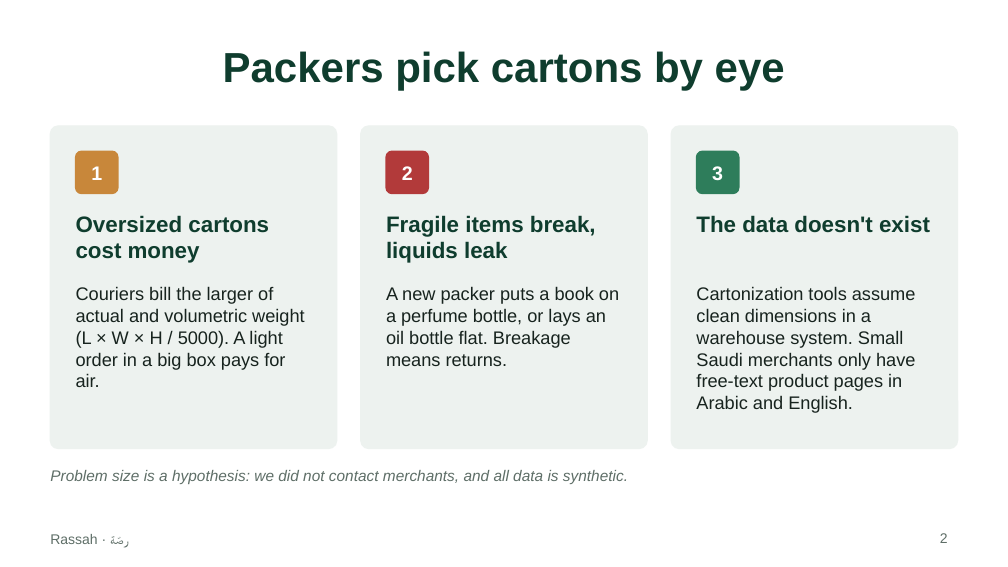
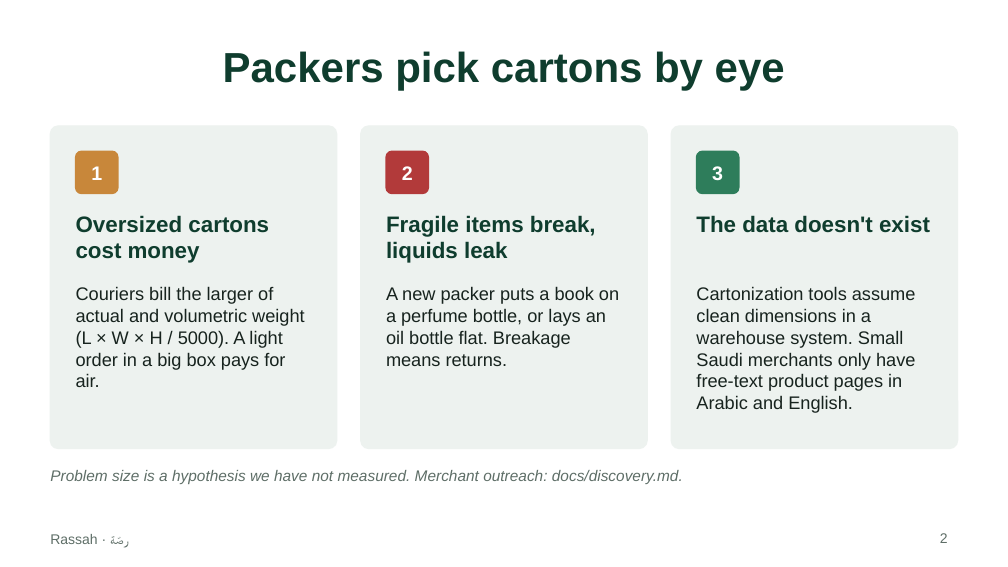
Before and after one commit to justAbdulaziz10/Rassah, a slide deck: slide 2 of docs/report/deck.pptx. Drawn at 1008x567 pixels with LibreOffice and Linux fonts; fonts in the diff are those of the drawing. Boxes give left, top, right and bottom in pixels: in the first picture for what was removed or moved away, otherwise in the second. Text is boxed around its words. In the diff, an @@ line names an element or a change of style, - is before the commit and + after.

```diff
--- a/docs/report/deck.pptx
+++ b/docs/report/deck.pptx
@@ text at (50, 470, 683, 484): text changed @@
-Problem size is a hypothesis: we did not contact merchants, and all data is synthetic.
+Problem size is a hypothesis we have not measured. Merchant outreach: docs/discovery.md.
```
Also in this commit, not shown: 10 other files.
